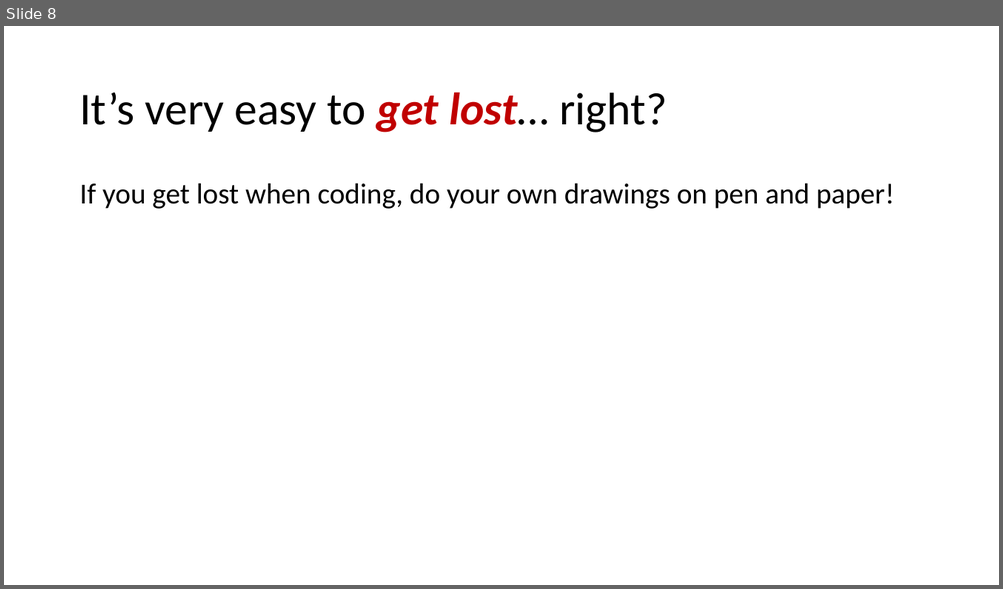
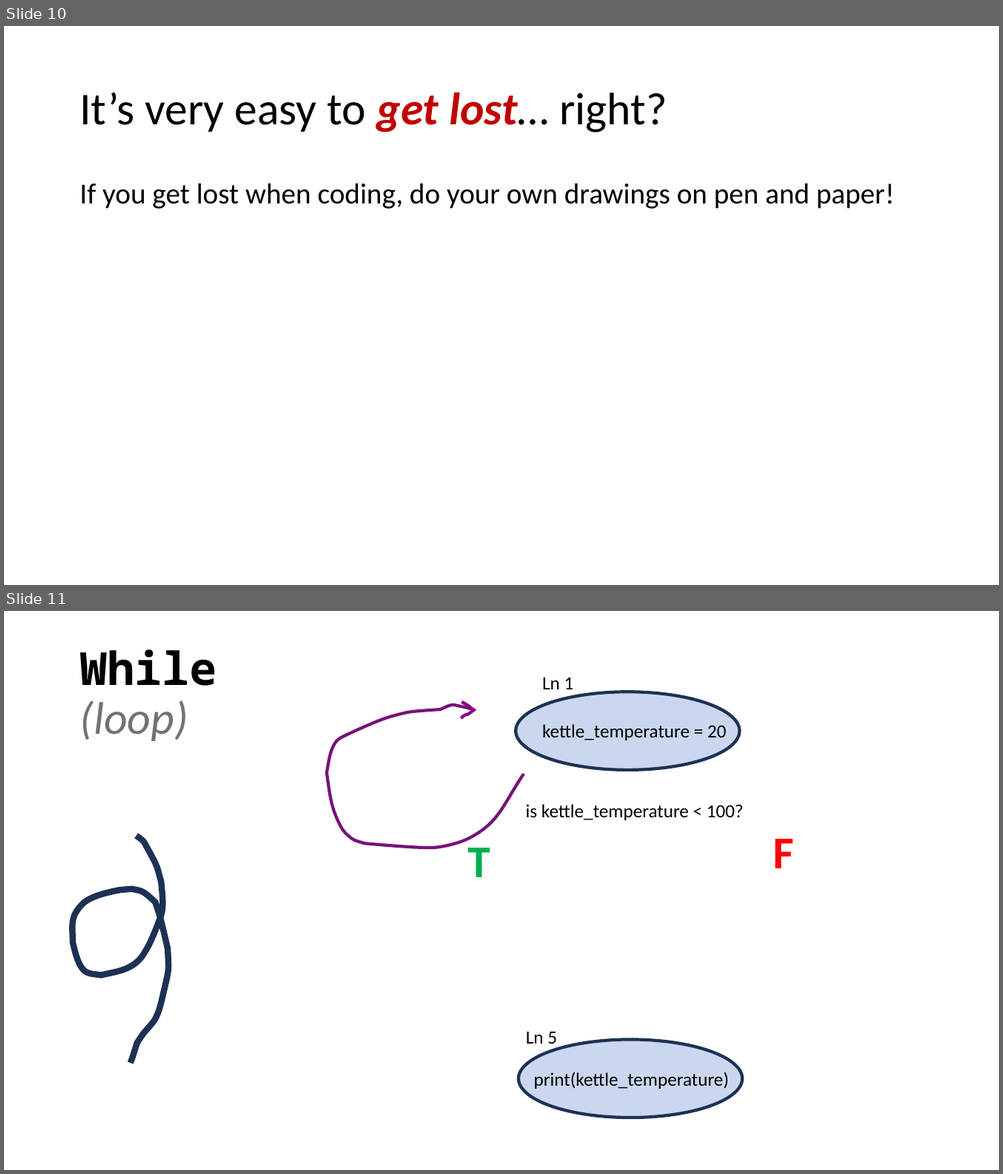
Before and after one commit to SUPERNOOB20/Python-Games-for-Kids, a slide deck: Python/CONTROL FLOW STRUCTURES (lessons #7 - )/Lesson +#7 - Making decisions (CFGs).pptx. Shown one above the other, each under a label of ours: slide 8 before the commit, slides 10 and 11 after it. The pictures are 1003x589 and 1003x1174 pixels, drawn with LibreOffice and Linux fonts; fonts in the diff are those of the drawing. Boxes give left, top, right and bottom in pixels: in the first picture for what was removed or moved away, otherwise in the second. Text is boxed around its words. In the diff, an @@ line names an element or a change of style, - is before the commit and + after.

```diff
--- a/Python/CONTROL FLOW STRUCTURES (lessons #7 - )/Lesson +#7 - Making decisions (CFGs).pptx
+++ b/Python/CONTROL FLOW STRUCTURES (lessons #7 - )/Lesson +#7 - Making decisions (CFGs).pptx
@@ slide 11 added at (x1=4, y1=611, x2=999, y2=1170), background #FFFFFF @@
@@ title added at (x1=79, y1=649, x2=216, y2=741), 44 pt, text #767171, italic @@
+While
+(loop)
@@ freeform shape added at (x1=308, y1=673, x2=538, y2=882), outline #791179 3 pt @@
@@ text added at (x1=542, y1=677, x2=574, y2=689), 18 pt, text #000000 @@
+Ln 1
@@ ellipse added at (x1=516, y1=692, x2=740, y2=770), fill #CAD7EE, outline #1E3256 3 pt @@
@@ freeform shape added at (x1=457, y1=702, x2=475, y2=721), outline #8A008A 3 pt @@
@@ text added at (x1=542, y1=724, x2=726, y2=741), 18 pt, text #000000 @@
+kettle_temperature = 20
@@ text added at (x1=526, y1=804, x2=743, y2=820), 18 pt, text #000000 @@
+is kettle_temperature < 100?
@@ freeform shape added at (x1=73, y1=835, x2=169, y2=1063), outline #1E3256 6 pt @@
@@ text added at (x1=467, y1=839, x2=489, y2=877), 44 pt, text #00B050, bold @@
+T
@@ text added at (x1=773, y1=839, x2=794, y2=869), 44 pt, text #FF0000, bold @@
+F
@@ text added at (x1=526, y1=1031, x2=557, y2=1048), 18 pt, text #000000 @@
+Ln 5
@@ ellipse added at (x1=518, y1=1040, x2=742, y2=1119), fill #CAD7EE, outline #1E3256 3 pt @@
@@ text added at (x1=534, y1=1073, x2=729, y2=1089), 18 pt, text #000000 @@
+print(kettle_temperature)
@@ what was slide 8 is now slide 10 @@
```
Also in this commit, not shown: 1 slide changed, 2 other slides added, 1 slide removed, 3 other files.
